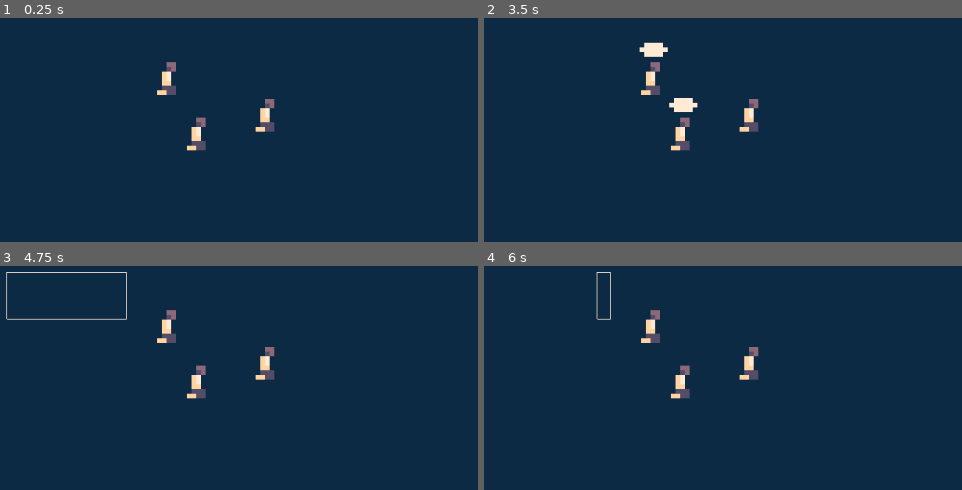
Above: before the commit, frames 1-4 (two rows, left to right).
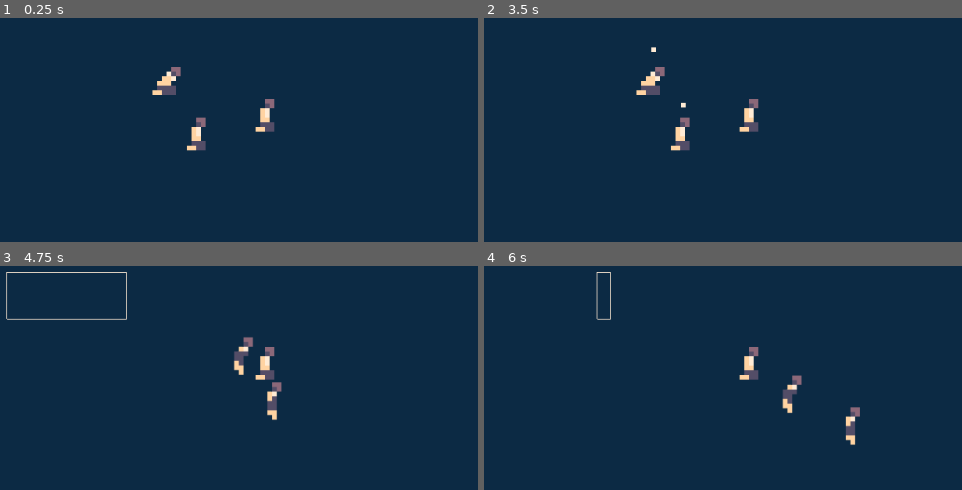
Above: after the commit, the same moments.

Repository: Michael12309/Ludum-Dare-52
Game: Godot game, scene res://Main.tscn
Same seed, same stepped clock (60 frames per second), same inputs: the game is played once before the commit and once after it.
Inputs (mouse positions are in pixels of both pictures, inside the frame that each line leads up to):
- Up to frame 1 (0.25 s): no input
- Up to frame 2 (3.5 s): tap Enter at 0.5, 2 s; move the mouse to (904, 116) at 0.52 s; click (904, 116) at 0.67 s; tap Space at 1.25, 2.75 s; drag from (570, 163) to (689, 235) at 1.27 s; move the mouse to (809, 38) at 2.02 s; click (809, 38) at 2.17 s; drag from (689, 235) to (488, 71) at 2.77 s
- Up to frame 3 (4.75 s): move the mouse to (outside the picture) at 3.52 s; click (outside the picture) at 3.67 s; drag from (4, 319) to (129, 272) at 4.27 s
- Up to frame 4 (6 s): move the mouse to (770, 389) at 5.02 s; click (770, 389) at 5.17 s; drag from (613, 272) to (570, 411) at 5.77 s

The runs differ from the first frame. In frame 1, 0.3% of the frame differs, in the area x 31-38%, y 19-35%; in frame 2, 0.9%; in frame 3, 1.5%; in frame 4, 1.5%, in the area x 32-79%, y 19-80%.

Commit message:
mulitple animation types

Diff:
--- a/MainScript.gd
+++ b/MainScript.gd
@@ -8,6 +8,9 @@
 func _unhandled_input(event):
 	if event is InputEventMouseButton and event.button_index == BUTTON_LEFT:
 		if event.pressed:
+			for unit in selected:
+				unit.collider.move_to(event.position)
+
 			dragging = true
 			for unit in selected:
 				unit.collider.deselect()
--- a/Villager.tscn
+++ b/Villager.tscn
@@ -1,8 +1,15 @@
-[gd_scene load_steps=6 format=2]
+[gd_scene load_steps=13 format=2]
 
-[ext_resource path="res://assets/villager/guy1_sitting_scaled_6x_pngcrushed.png" type="Texture" id=1]
+[ext_resource path="res://assets/villager/guy1_sitting-export.png" type="Texture" id=1]
 [ext_resource path="res://VillagerScript.gd" type="Script" id=2]
-[ext_resource path="res://assets/select/select.png" type="Texture" id=3]
+[ext_resource path="res://assets/select/select-export.png" type="Texture" id=3]
+[ext_resource path="res://assets/villager/guy1_walking1-export1.png" type="Texture" id=4]
+[ext_resource path="res://assets/villager/guy1_walking1-export2.png" type="Texture" id=5]
+[ext_resource path="res://assets/villager/guy1_walking1-export3.png" type="Texture" id=6]
+[ext_resource path="res://assets/villager/guy2_sitting-export.png" type="Texture" id=7]
+[ext_resource path="res://assets/villager/guy2_walking1-export2.png" type="Texture" id=8]
+[ext_resource path="res://assets/villager/guy2_walking1-export3.png" type="Texture" id=9]
+[ext_resource path="res://assets/villager/guy2_walking1-export1.png" type="Texture" id=10]
 
 [sub_resource type="CircleShape2D" id=2]
 radius = 11.0
@@ -11,7 +18,22 @@
 animations = [ {
 "frames": [ ExtResource( 1 ) ],
 "loop": true,
-"name": "sitting",
+"name": "sit1",
+"speed": 5.0
+}, {
+"frames": [ ExtResource( 7 ) ],
+"loop": true,
+"name": "sit2",
+"speed": 5.0
+}, {
+"frames": [ ExtResource( 4 ), ExtResource( 5 ), ExtResource( 6 ) ],
+"loop": true,
+"name": "walk1",
+"speed": 5.0
+}, {
+"frames": [ ExtResource( 10 ), ExtResource( 8 ), ExtResource( 9 ) ],
+"loop": true,
+"name": "walk2",
 "speed": 5.0
 } ]
 
@@ -31,4 +53,4 @@
 [node name="AnimatedSprite" type="AnimatedSprite" parent="."]
 position = Vector2( -2, -3 )
 frames = SubResource( 1 )
-animation = "sitting"
+animation = "walk1"
--- a/VillagerScript.gd
+++ b/VillagerScript.gd
@@ -2,16 +2,41 @@
 
 
 var selected
+var velocity = Vector2.ZERO
+var speed = 100
+var move_to_pos = Vector2.ZERO
 
+var villager_type
+var walk_animation
+var sit_animation
 
 # Called when the node enters the scene tree for the first time.
 func _ready():
-	pass # Replace with function body.
+	move_to_pos = position
+	var animation_names = $AnimatedSprite.frames.get_animation_names()
+	print(animation_names)
+	var villager_type = (randi() % 2) + 1
+	walk_animation = "walk" + str(villager_type)
+	sit_animation = "sit" + str(villager_type)
+	$AnimatedSprite.playing = true
 
+func move_to(pos):
+	move_to_pos = pos
 
 # Called every frame. 'delta' is the elapsed time since the previous frame.
-#func _process(delta):
-#	pass
+func _process(delta):
+	if position.distance_to(move_to_pos) > 50:
+		velocity = (move_to_pos - position).normalized() * speed
+	else:
+		velocity = Vector2.ZERO
+
+	if velocity != Vector2.ZERO:
+		$AnimatedSprite.animation = walk_animation
+		$AnimatedSprite.flip_h = velocity.x < 0
+	else:
+		$AnimatedSprite.animation = sit_animation
+
+	move_and_slide(velocity)
 
 func select():
 	selected = true
Binary file added: assets/select/select-export.png
Not shown, added: assets/select/select-export.png.import
Binary file removed: assets/select/select.png
Binary file added: assets/villager/guy1_sitting-export.png
Not shown, added: assets/villager/guy1_sitting-export.png.import
Binary file removed: assets/villager/guy1_sitting_scaled_6x_pngcrushed.png
Binary file added: assets/villager/guy1_walking1-export1.png
Not shown, changed: assets/villager/guy1_walking1-export1.png.import
Binary file added: assets/villager/guy1_walking1-export2.png
Not shown, added: assets/villager/guy1_walking1-export2.png.import
Binary file added: assets/villager/guy1_walking1-export3.png
Not shown, added: assets/villager/guy1_walking1-export3.png.import
(and 8 more such lines)
